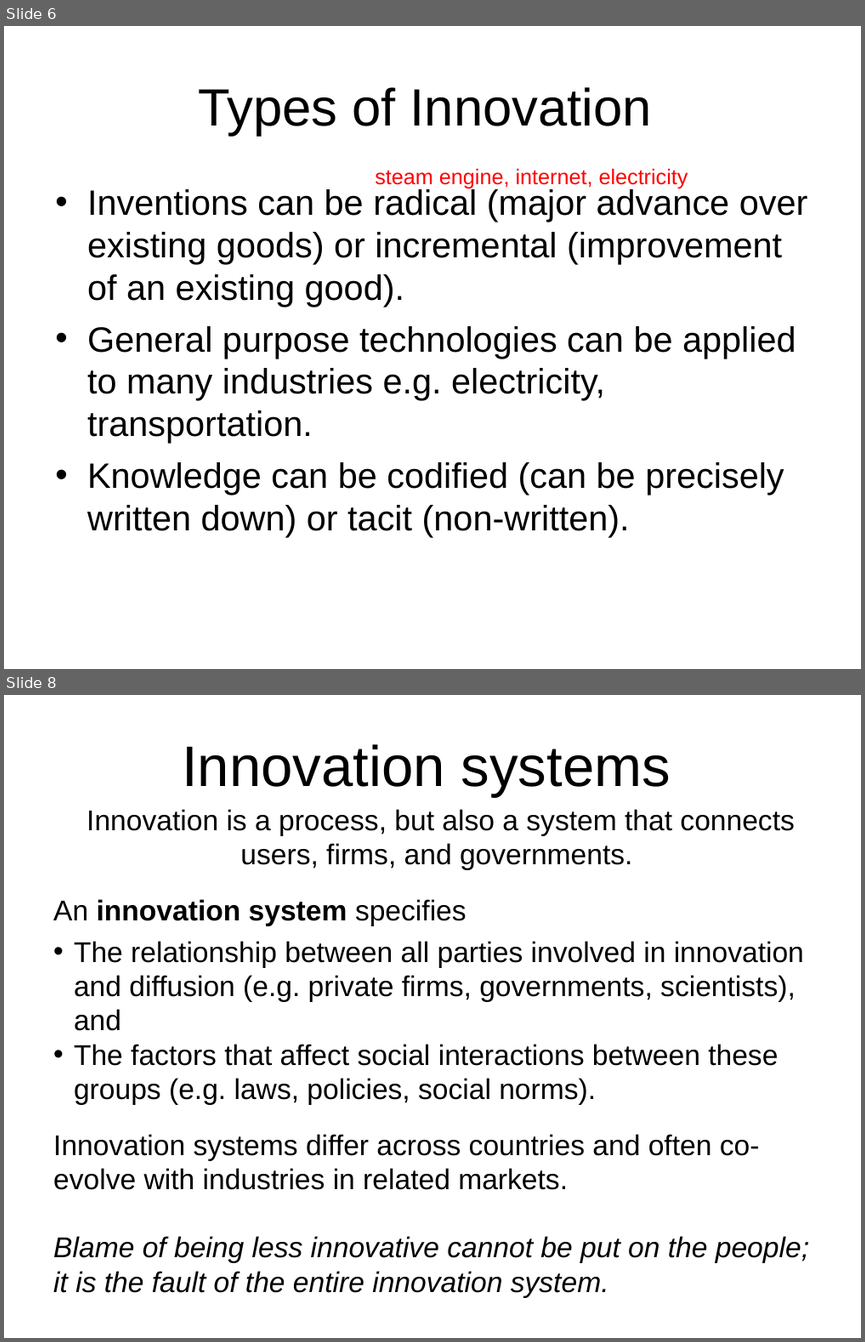
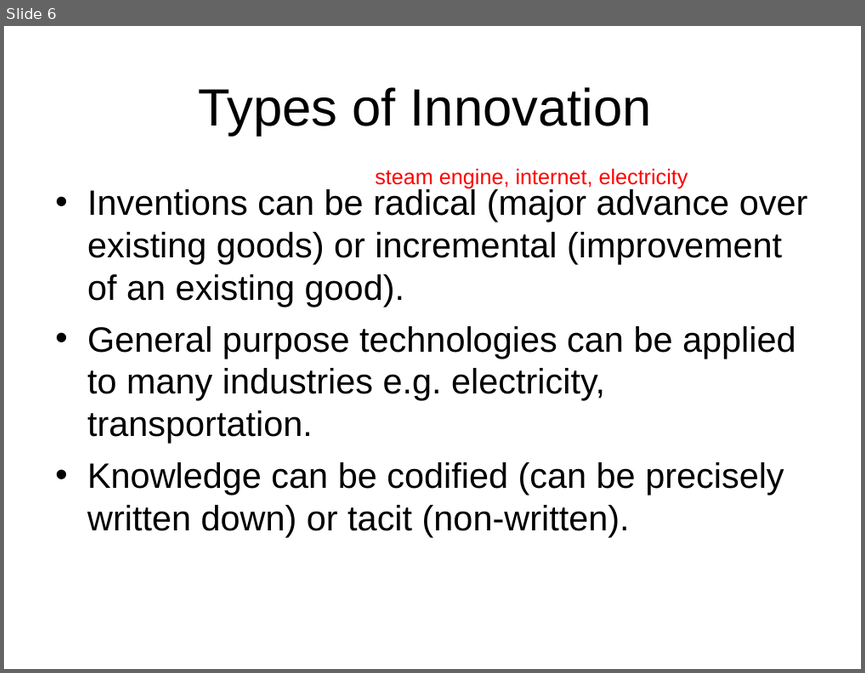
Before and after one commit to kautukraj/MacroEcon, a slide deck: lecture2.ppt. Shown one above the other, each under a label of ours: slides 6 and 8 before the commit, slide 6 after it; the slides between them are not shown. The pictures are 865x1342 and 865x673 pixels, drawn with LibreOffice and Linux fonts; fonts in the diff are those of the drawing; background and template pictures are left out. Boxes give left, top, right and bottom in pixels: in the first picture for what was removed or moved away, otherwise in the second. Text is boxed around its words. In the diff, an @@ line names an element or a change of style, - is before the commit and + after.

```diff
--- a/lecture2.ppt
+++ b/lecture2.ppt
@@ slide 8 removed at <box>4,695,861,1338</box>, background picture (left out) @@
@@ title removed at <box>182,744,670,796</box> @@
-Innovation systems
@@ text removed at <box>53,809,809,1298</box> @@
-Innovation is a process, but also a system that connects users, firms, and governments.
-An innovation system specifies
-• The relationship between all parties involved in innovation and diffusion (e.g. private firms, governments, scientists), and
-• The factors that affect social interactions between these groups (e.g. laws, policies, social norms).
-Innovation systems differ across countries and often co-evolve with industries in related markets.
-Blame of being less innovative cannot be put on the people; it is the fault of the entire innovation system.
```
Also in this commit, not shown: 4 slides changed, 1 slide added, 14 other files.
